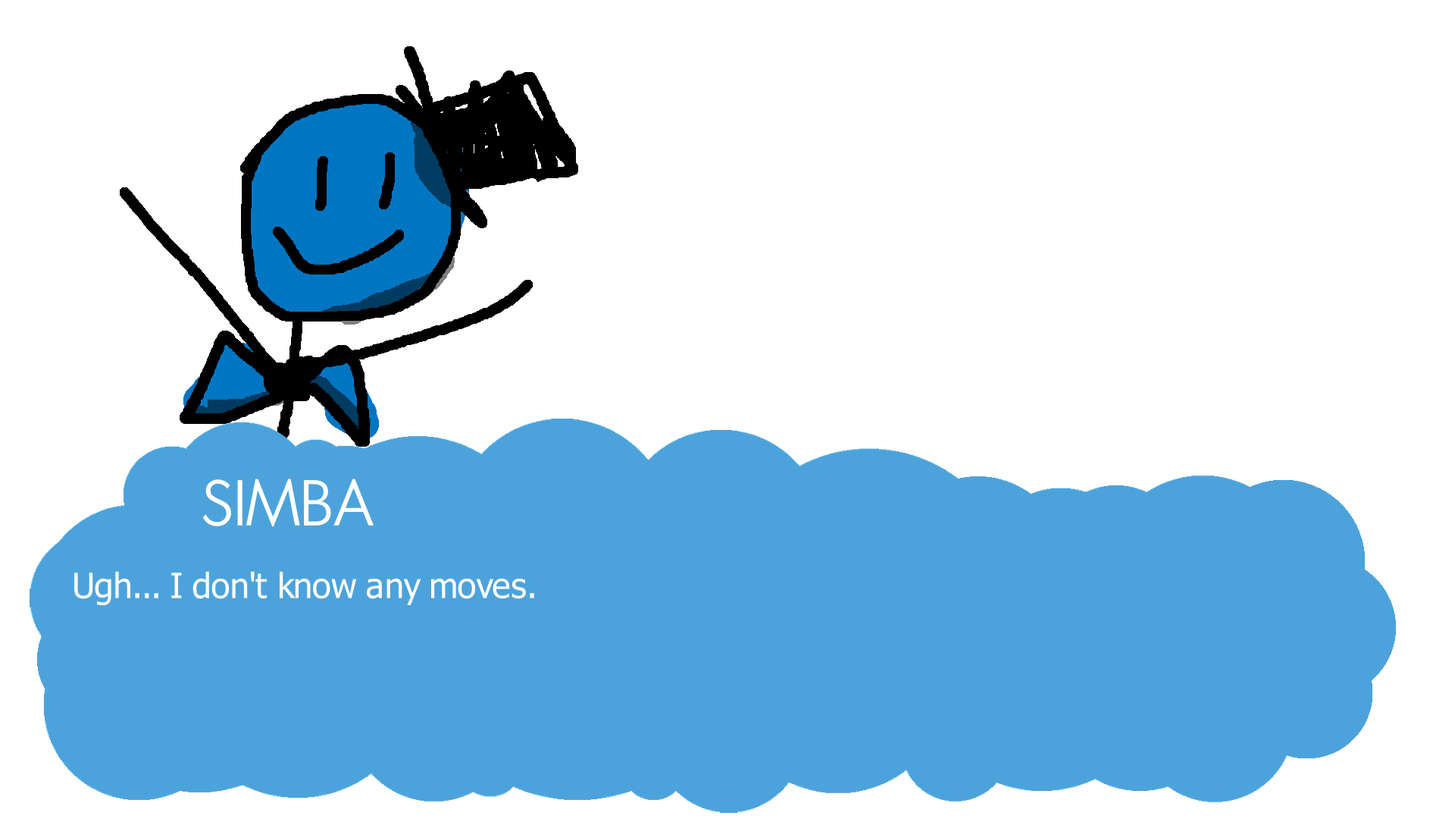
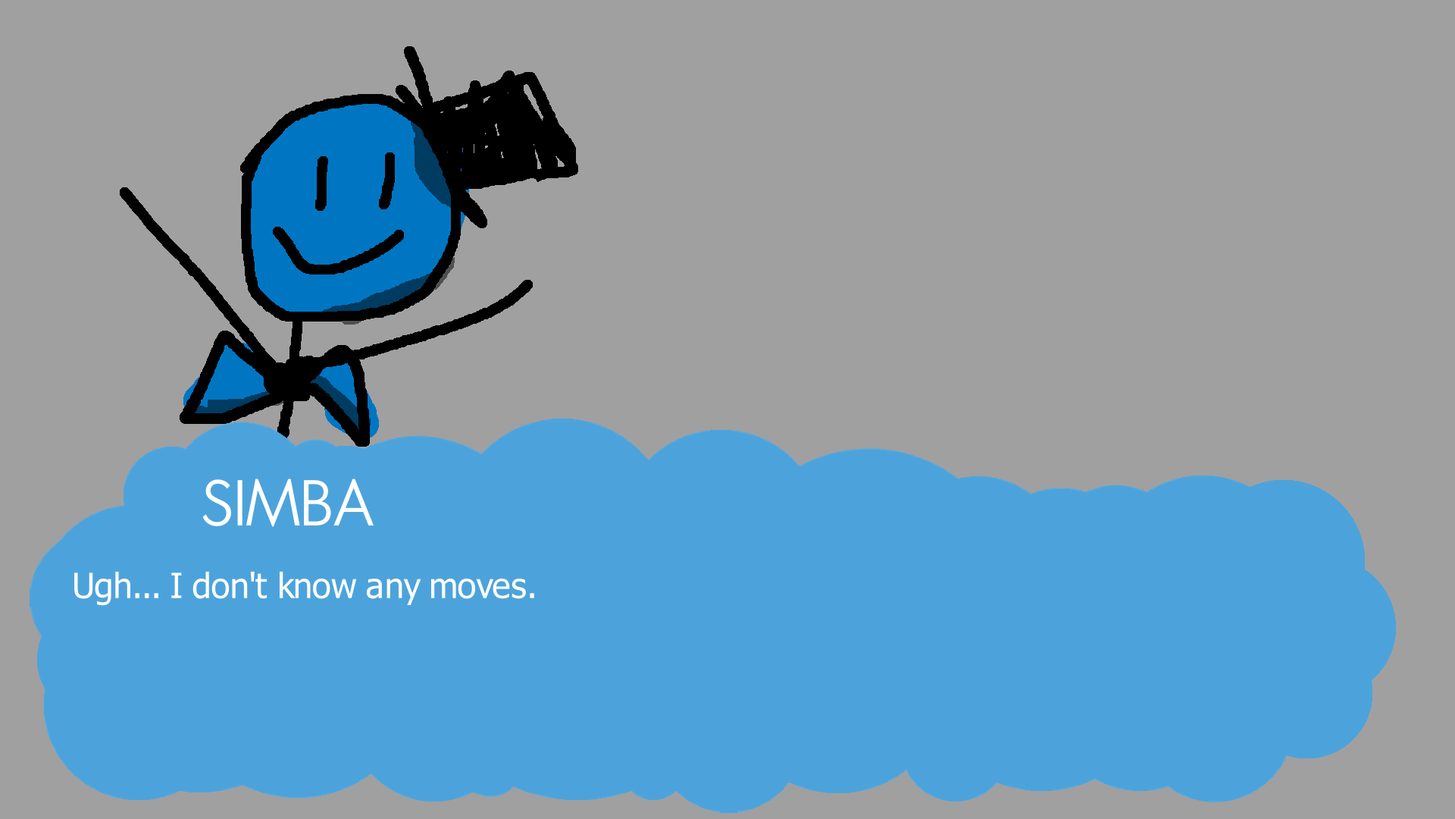
Two versions of the same layered image (1455×819). Layer-by-layer changes:
painted on "Paint Layer 1" over [0, 339, 1407, 819]
painted on "Shadow" over [97, 48, 486, 486]
painted on "Lines" over [48, 0, 583, 534]
painted on "Color" over [97, 48, 486, 486]
added layer "Background" (1st of 2) (75%) above "Background" over [0, 0, 1455, 819]
